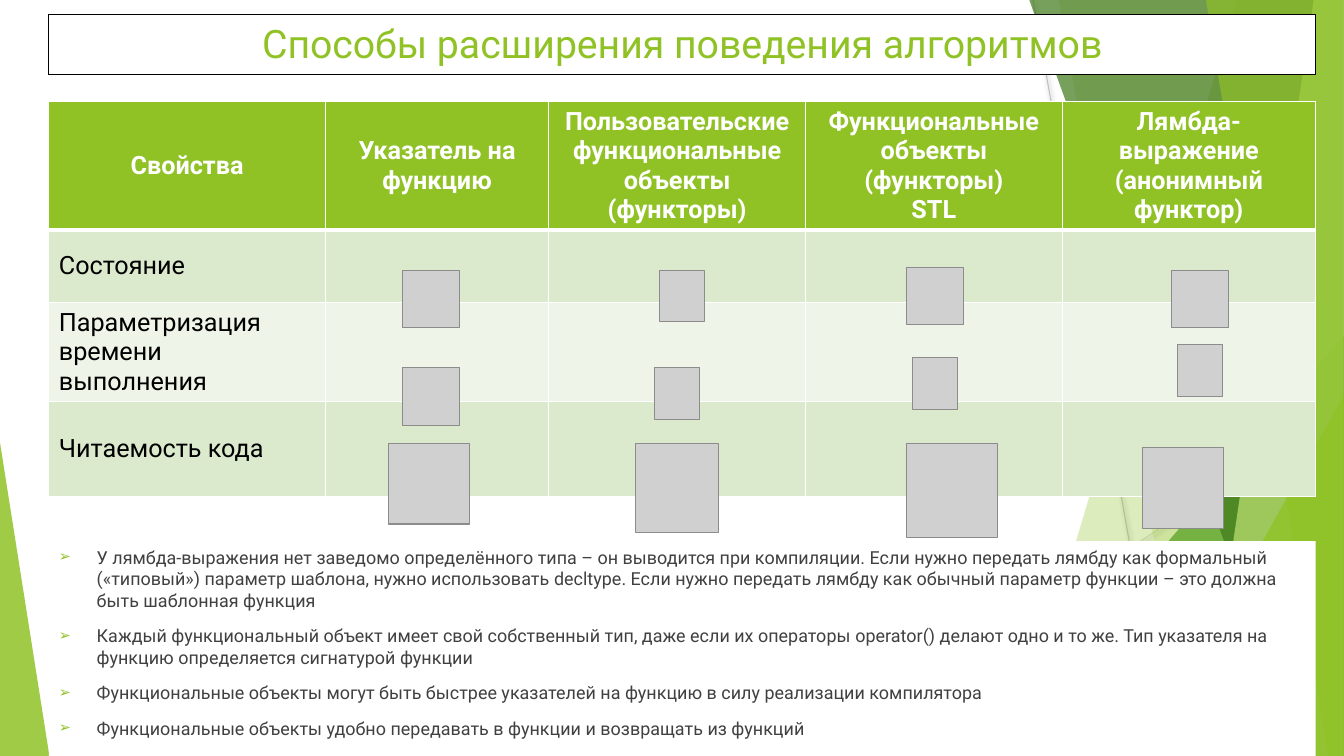
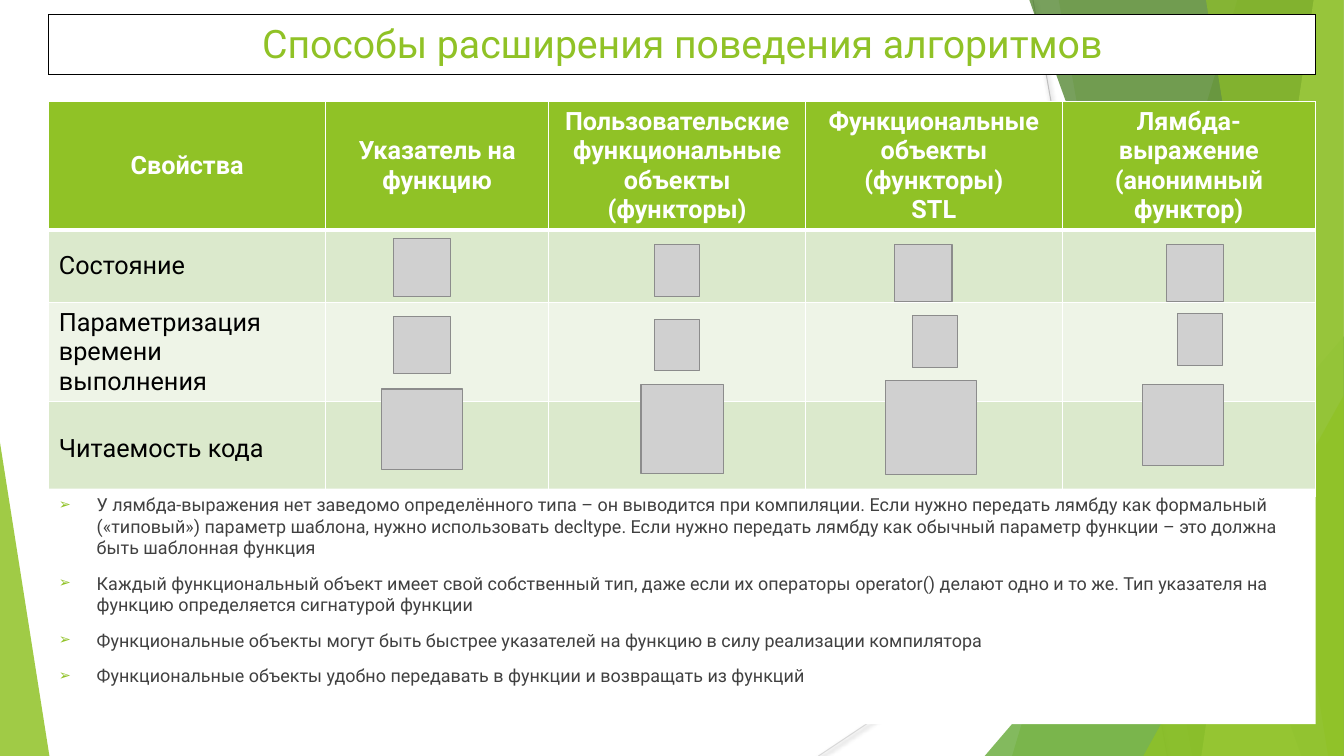
Before and after one commit to WhiteCatStudies/lectures, a slide deck: slide 8 of lecture6/lecture6.pptx (slide 10 before the commit). Drawn at 1344x756 pixels with LibreOffice and Linux fonts; fonts in the diff are those of the drawing; grey boxes stand for pictures. Boxes give left, top, right and bottom in pixels: in the first picture for what was removed or moved away, otherwise in the second. Text is boxed around its words. In the diff, an @@ line names an element or a change of style, - is before the commit and + after.

```diff
--- a/lecture6/lecture6.pptx
+++ b/lecture6/lecture6.pptx
@@ picture: place and size @@
-picture at bbox=[402, 270, 460, 328]
+picture at bbox=[394, 239, 452, 296]
@@ picture: place and size @@
-picture at bbox=[659, 270, 705, 322]
+picture at bbox=[654, 245, 700, 296]
@@ picture: place and size @@
-picture at bbox=[906, 267, 964, 325]
+picture at bbox=[895, 245, 953, 302]
@@ picture: place and size @@
-picture at bbox=[1172, 270, 1229, 328]
+picture at bbox=[1167, 245, 1224, 302]
@@ picture: place and size @@
-picture at bbox=[402, 368, 460, 425]
+picture at bbox=[394, 317, 452, 374]
@@ picture: place and size @@
-picture at bbox=[654, 368, 700, 419]
+picture at bbox=[654, 320, 700, 371]
@@ picture: place and size @@
-picture at bbox=[912, 358, 958, 409]
+picture at bbox=[912, 316, 958, 367]
@@ picture: place and size @@
-picture at bbox=[1178, 345, 1223, 396]
+picture at bbox=[1178, 314, 1223, 365]
@@ picture: place and size @@
-picture at bbox=[388, 444, 470, 524]
+picture at bbox=[382, 389, 464, 470]
@@ picture: place and size @@
-picture at bbox=[636, 444, 719, 532]
+picture at bbox=[641, 385, 724, 474]
@@ picture: place and size @@
-picture at bbox=[906, 444, 997, 537]
+picture at bbox=[886, 381, 977, 475]
@@ picture: place and size @@
-picture at bbox=[1143, 448, 1224, 529]
+picture at bbox=[1143, 385, 1224, 467]
@@ rectangle "У лямбда-выражения нет заведомо определённого ...": place and size @@
-rectangle "У лямбда-выражения нет заведомо определённого ..." at bbox=[48, 541, 1316, 756]
+rectangle "У лямбда-выражения нет заведомо определённого ..." at bbox=[48, 489, 1316, 725]
```
Also in this commit, not shown: 1 other slide changed, 3 other files.
